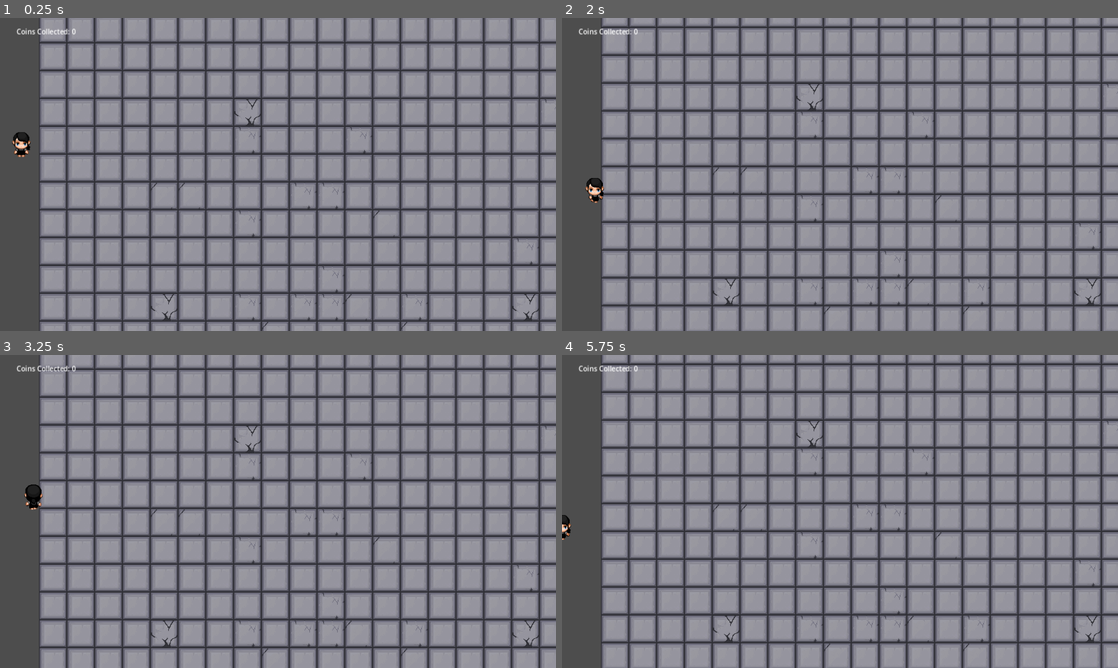
Above: before the commit, frames 1-4 (two rows, left to right).
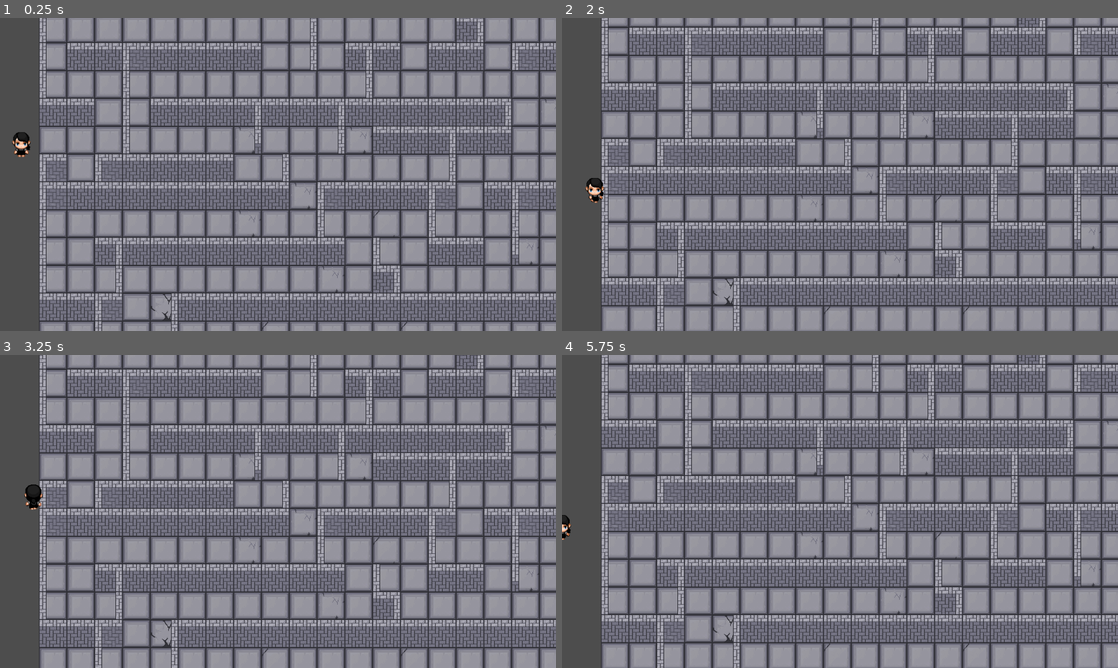
Above: after the commit, the same moments.

Repository: gracexuwt/gdc_jam
Game: Godot game, scene res://scenes/levels/map1.tscn
The game is run twice, just before and just after one commit, with the same random seed, the same clock (stepped at 60 frames per second) and the same inputs. This scene is started directly instead of the project's main scene.
Inputs:
- Up to frame 1 (0.25 s): no input
- Up to frame 2 (2 s): tap Enter at 0.5, 1.35 s; hold D (right) 0.53-1.28 s; hold Enter 0.53-1.28 s; tap Space at 0.77, 1.25, 1.52 s; hold S (down) from 1.28 s (still down)
- Up to frame 3 (3.25 s): release S (down) at 2.03 s; hold D (right) 2.03-2.78 s; hold Enter 2.03-2.78 s; hold W (up) from 2.78 s (still down); tap Enter at 2.85 s; tap Space at 3.02 s
- Up to frame 4 (5.75 s): release W (up) at 3.53 s; hold Enter 3.53-4.28 s; hold A (left) 3.53-5.03 s; tap Space at 3.77, 4.52 s; tap Enter at 4.35, 5 s; hold S (down) from 5.03 s (still down); hold Enter from 5.03 s (still down)

The runs differ from the first frame. In frame 1, 30% of the frame differs, in the area x 3-100%, y 0-100%; in frame 2, 30%; in frame 3, 30%; in frame 4, 30%.
Error in both runs: Cannot call method 'connect' on a null value. (res://scenes/levels/level_3.gd:10)

Commit message:
Update map1.tscn
fixed tilemap layer

Diff:
--- a/scenes/levels/map1.tscn
+++ b/scenes/levels/map1.tscn
@@ -1,10 +1,8 @@
-[gd_scene load_steps=5 format=4 uid="uid://bi5074gwha04k"]
+[gd_scene load_steps=4 format=4 uid="uid://bi5074gwha04k"]
 
 [ext_resource type="Script" path="res://scenes/levels/level_3.gd" id="1_twer6"]
 [ext_resource type="PackedScene" uid="uid://csah85wttomxp" path="res://resources/tilemap.tscn" id="2_rgq1y"]
 [ext_resource type="PackedScene" uid="uid://cubdd8ijfkgmj" path="res://scenes/player/player.tscn" id="4_0bq31"]
-
-[sub_resource type="LabelSettings" id="LabelSettings_xxvac"]
 
 [node name="Level3" type="Node2D"]
 script = ExtResource("1_twer6")
@@ -14,6 +12,7 @@
 tile_map_data = PackedByteArray("AAAUAAIADQAAAAAAAAAUAAMADQAAAAAAAAAUAAQADQAAAAAAAAAUAAUADQAAAAAAAAAUAAcADQAAAAAAAAAUAA …(6112 unchanged characters)…
 
 [node name="Tilemap2" parent="." instance=ExtResource("2_rgq1y")]
+show_behind_parent = true
 light_mask = 2
 visibility_layer = 2
 position = Vector2(-38, -7)
@@ -23,17 +22,6 @@
 offset_right = 40.0
 offset_bottom = 40.0
 
-[node name="BoxContainer2" type="CanvasLayer" parent="."]
-
-[node name="ScoreLabel" type="Label" parent="BoxContainer2"]
-offset_left = 38.0
-offset_top = 20.0
-offset_right = 221.0
-offset_bottom = 66.0
-text = "Coins Collected: 0"
-label_settings = SubResource("LabelSettings_xxvac")
-autowrap_mode = 2
-
 [node name="Player" parent="." instance=ExtResource("4_0bq31")]
 position = Vector2(50, 291)
 
